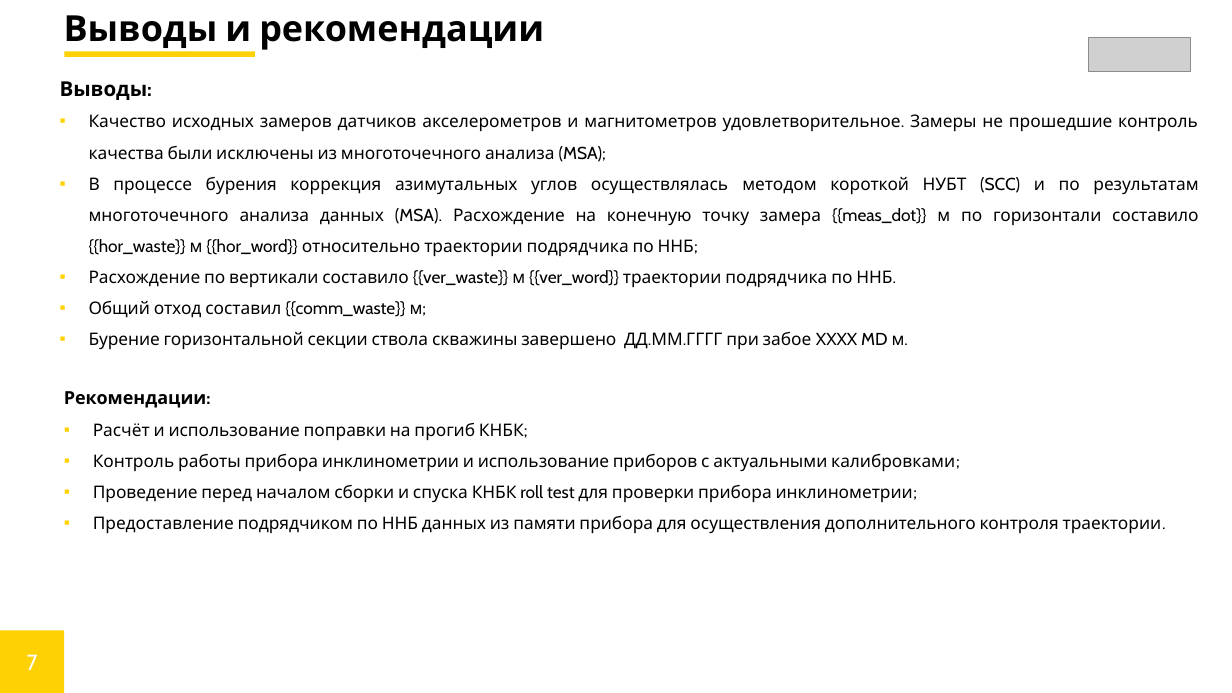
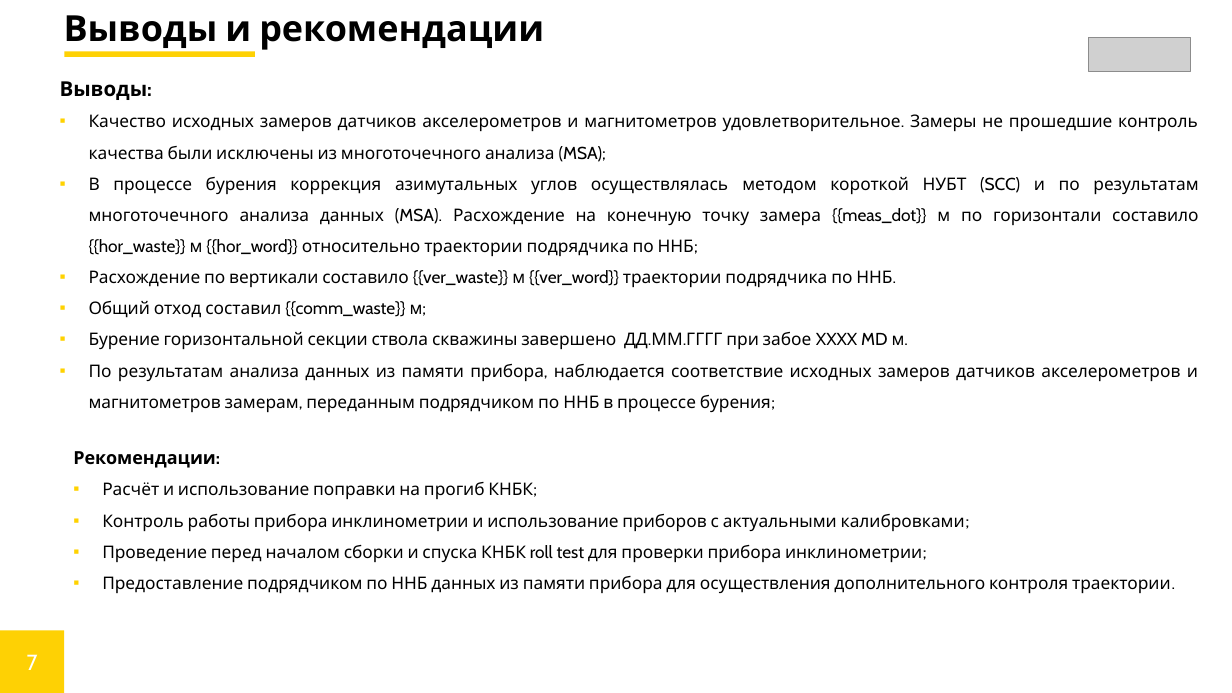
Before and after one commit to SVETA12345/UZM_excel, a slide deck: slide 7 of files/Шаблон/Итоговый_отчет.pptx. Drawn at 1232x693 pixels with LibreOffice and Linux fonts; fonts in the diff are those of the drawing; grey boxes stand for pictures. Boxes give left, top, right and bottom in pixels: in the first picture for what was removed or moved away, otherwise in the second. Text is boxed around its words. In the diff, an @@ line names an element or a change of style, - is before the commit and + after.

```diff
--- a/files/Шаблон/Итоговый_отчет.pptx
+++ b/files/Шаблон/Итоговый_отчет.pptx
@@ text at bbox=[89, 364, 1198, 412]: paragraph added @@
+▪ По результатам анализа данных из памяти прибора, наблюдается соответствие исходных замеров датчиков акселерометров и магнитометров замерам, переданным подрядчиком по ННБ в процессе бурения;
@@ text "Рекомендации:": place and size @@
-text "Рекомендации:" at bbox=[64, 391, 1166, 533]
+text "Рекомендации:" at bbox=[73, 451, 1175, 593]
```
Also in this commit, not shown: 5 other files.
